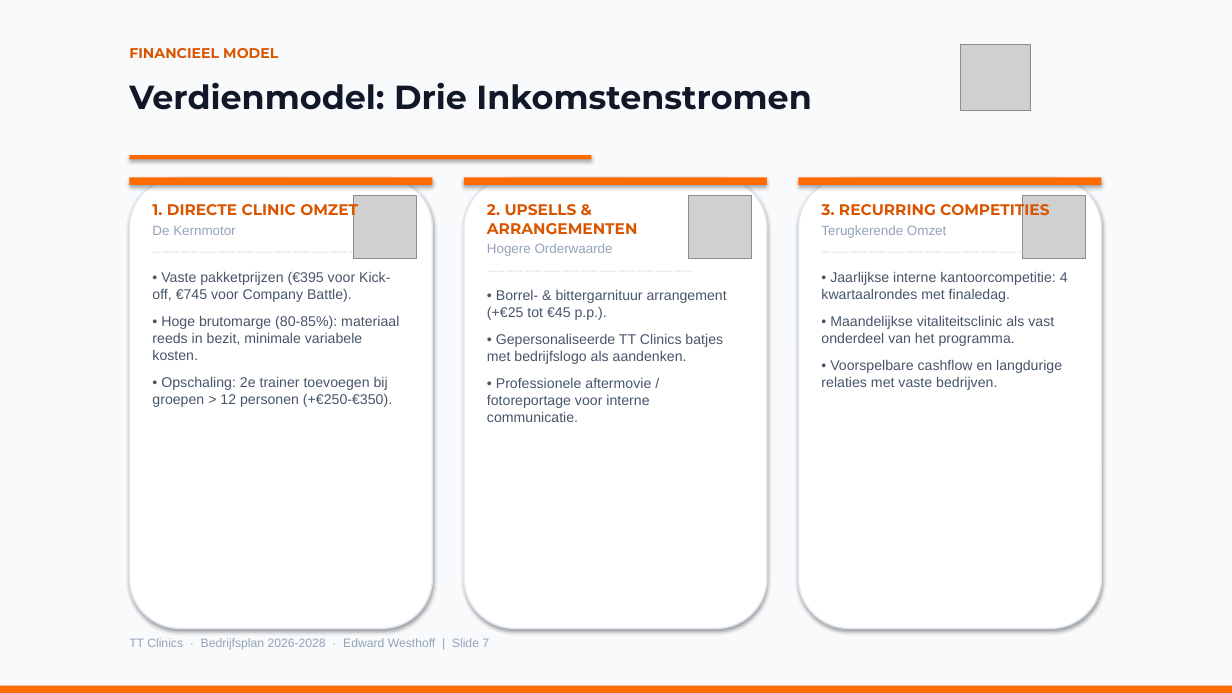
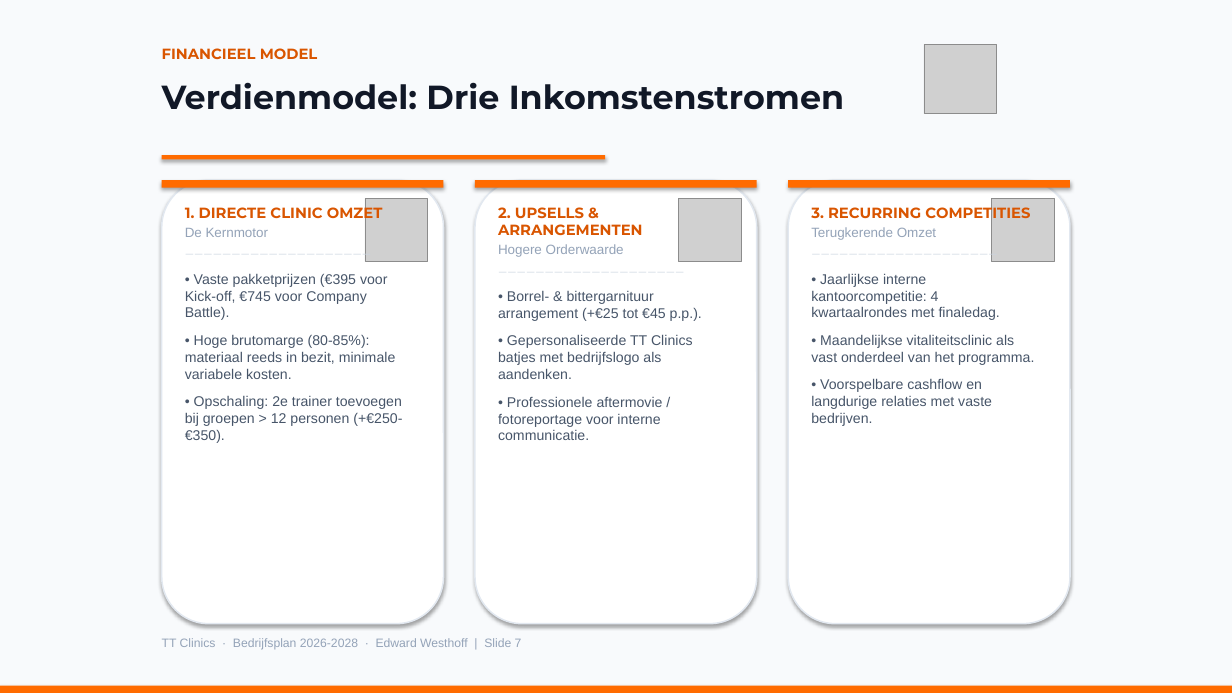
Before and after one commit to radder1972/TTClinics, a slide deck: slide 7 of TT_Clinics_Bedrijfsplan.pptx. Drawn at 1232x693 pixels with LibreOffice and Linux fonts; fonts in the diff are those of the drawing; grey boxes stand for pictures. Boxes give left, top, right and bottom in pixels: in the first picture for what was removed or moved away, otherwise in the second. Text is boxed around its words. In the diff, an @@ line names an element or a change of style, - is before the commit and + after.

Commit message:
Align icons with website SVG style, enlarge Edward photo and typography, and increase slide inner margins

```diff
--- a/TT_Clinics_Bedrijfsplan.pptx
+++ b/TT_Clinics_Bedrijfsplan.pptx
@@ text "FINANCIEEL MODEL": place and size @@
-text "FINANCIEEL MODEL" at (129, 48, 278, 58)
+text "FINANCIEEL MODEL" at (162, 48, 318, 59)
@@ text "FINANCIEEL MODEL" at (162, 48, 318, 59): size 11 to 11.5 pt @@
@@ picture: place and size @@
-picture at (961, 44, 1031, 111)
+picture at (924, 44, 997, 114)
@@ text "Verdienmodel: Drie Inkomstenstromen": place and size @@
-text "Verdienmodel: Drie Inkomstenstromen" at (129, 82, 811, 110)
+text "Verdienmodel: Drie Inkomstenstromen" at (162, 82, 844, 110)
@@ rectangle: place and size @@
-rectangle at (129, 155, 592, 159)
+rectangle at (162, 155, 605, 159)
@@ rounded rectangle: place and size @@
-rounded rectangle at (129, 177, 433, 628)
+rounded rectangle at (162, 180, 444, 624)
@@ rectangle: place and size @@
-rectangle at (129, 177, 433, 185)
+rectangle at (162, 180, 444, 188)
@@ text at (185, 204, 402, 443): text changed @@
-——————————————————————
+————————————————————
@@ text at (185, 204, 383, 222): size 12 to 11.5 pt in "1. DIRECTE CLINIC OMZET" @@
@@ text "1. DIRECTE CLINIC OMZET": place and size @@
-text "1. DIRECTE CLINIC OMZET" at (152, 201, 399, 407)
+text "1. DIRECTE CLINIC OMZET" at (185, 204, 402, 443)
@@ picture: place and size @@
-picture at (354, 196, 417, 259)
+picture at (365, 199, 428, 262)
@@ rounded rectangle: place and size @@
-rounded rectangle at (464, 177, 767, 628)
+rounded rectangle at (475, 180, 757, 624)
@@ rectangle: place and size @@
-rectangle at (464, 177, 767, 185)
+rectangle at (475, 180, 757, 188)
@@ text at (498, 207, 702, 440): text changed @@
-——————————————————————
+————————————————————
@@ text at (498, 207, 643, 236): size 12 to 11.5 pt in "2. UPSELLS & ARRANGEMENTEN" @@
@@ text "2. UPSELLS & ARRANGEMENTEN": place and size @@
-text "2. UPSELLS & ARRANGEMENTEN" at (487, 204, 727, 422)
+text "2. UPSELLS & ARRANGEMENTEN" at (498, 207, 702, 440)
@@ picture: place and size @@
-picture at (689, 196, 751, 259)
+picture at (678, 199, 741, 262)
@@ rounded rectangle: place and size @@
-rounded rectangle at (799, 177, 1102, 628)
+rounded rectangle at (788, 180, 1070, 624)
@@ rectangle: place and size @@
-rectangle at (799, 177, 1102, 185)
+rectangle at (788, 180, 1070, 188)
@@ text at (811, 204, 1034, 426): text changed @@
-——————————————————————
+————————————————————
@@ text at (811, 204, 1030, 222): size 12 to 11.5 pt in "3. RECURRING COMPETITIES" @@
@@ text "3. RECURRING COMPETITIES": place and size @@
-text "3. RECURRING COMPETITIES" at (821, 201, 1068, 390)
+text "3. RECURRING COMPETITIES" at (811, 204, 1034, 426)
@@ picture: place and size @@
-picture at (1023, 196, 1086, 259)
+picture at (992, 199, 1055, 262)
@@ text "TT Clinics · Bedrijfsplan 2026-2028 ...": place and size @@
-text "TT Clinics · Bedrijfsplan 2026-2028 ..." at (129, 638, 489, 650)
+text "TT Clinics · Bedrijfsplan 2026-2028 ..." at (162, 638, 522, 650)
```
Also in this commit, not shown: 10 other slides changed, 8 other files.
